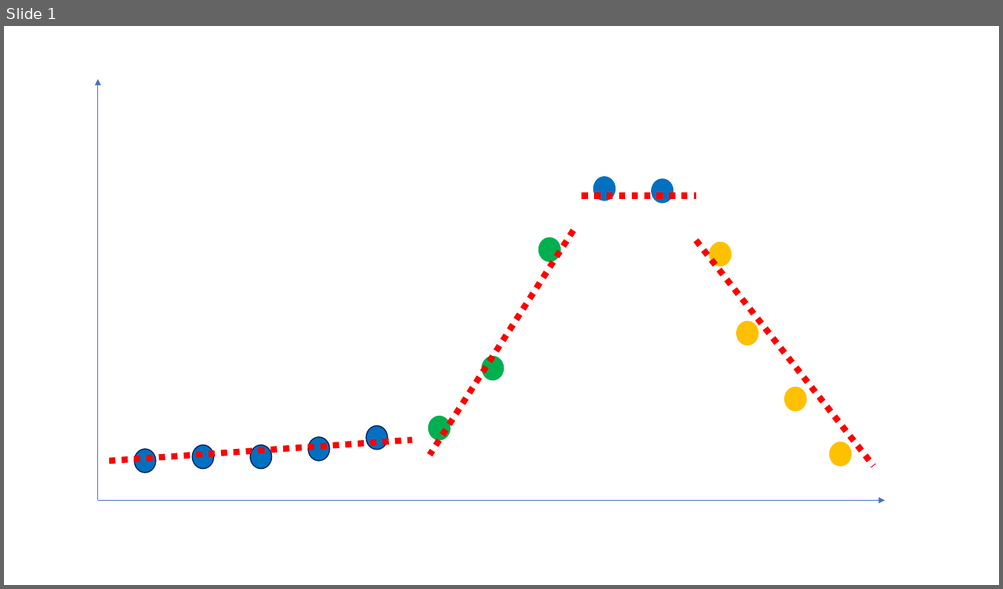
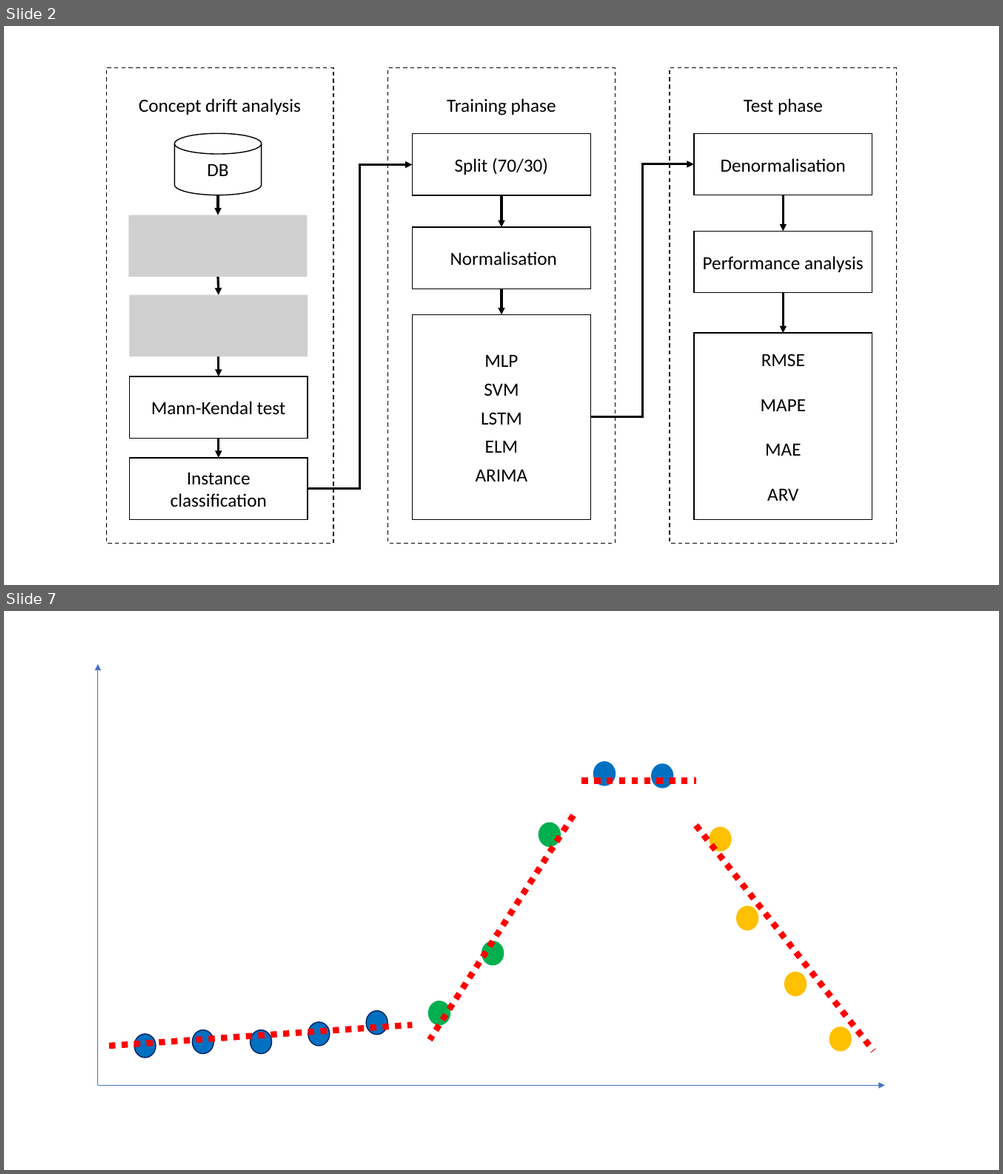
Before and after one commit to jairpaulino/covid-forecasting, a slide deck: General.pptx. Shown one above the other, each under a label of ours: slide 1 before the commit, slides 2 and 7 after it; the slides between them are not shown. The pictures are 1003x589 and 1003x1174 pixels, drawn with LibreOffice and Linux fonts; fonts in the diff are those of the drawing; grey boxes stand for pictures. Boxes give left, top, right and bottom in pixels: in the first picture for what was removed or moved away, otherwise in the second. Text is boxed around its words. In the diff, an @@ line names an element or a change of style, - is before the commit and + after.

```diff
--- a/General.pptx
+++ b/General.pptx
@@ slide 2 added at (4, 26, 999, 585), background #FFFFFF @@
@@ rectangle added at (106, 67, 333, 544), fill #FFFFFF, outline #000000 1 pt dashed, 18 pt, text #000000 @@
+Concept drift analysis
@@ rectangle added at (388, 67, 615, 544), fill #FFFFFF, outline #000000 1 pt dashed, 18 pt, text #000000 @@
+Training phase
@@ rectangle added at (669, 67, 896, 544), fill #FFFFFF, outline #000000 1 pt dashed, 18 pt, text #000000 @@
+Test phase
@@ cylinder added at (174, 133, 261, 195), fill #FFFFFF, outline #000000 1 pt, 18 pt, text #000000 @@
+DB
@@ rectangle added at (412, 134, 590, 196), fill #FFFFFF, outline #000000 1 pt, 18 pt, text #000000 @@
+Split (70/30)
@@ rectangle added at (694, 133, 873, 195), fill #FFFFFF, outline #000000 1 pt, 18 pt, text #000000 @@
+Denormalisation
@@ elbow arrow added from (307, 489) to (412, 165), #000000 2.25 pt @@
@@ elbow arrow added from (590, 417) to (694, 164), #000000 2.25 pt @@
@@ arrow added from (218, 195) to (218, 215), #000000 2.25 pt @@
@@ arrow added from (502, 195) to (502, 227), #000000 2.25 pt @@
@@ arrow added from (783, 195) to (783, 231), #000000 2.25 pt @@
@@ picture added at (128, 215, 307, 278) @@
@@ rectangle added at (412, 227, 590, 289), fill #FFFFFF, outline #000000 1 pt, 18 pt, text #000000 @@
+Normalisation
@@ rectangle added at (694, 231, 873, 293), fill #FFFFFF, outline #000000 1 pt, 18 pt, text #000000 @@
+Performance analysis
@@ arrow added from (218, 277) to (218, 295), #000000 2.25 pt @@
@@ arrow added from (502, 289) to (502, 315), #000000 2.25 pt @@
@@ picture added at (129, 295, 307, 358) @@
@@ arrow added from (783, 293) to (783, 333), #000000 2.25 pt @@
@@ rectangle added at (412, 315, 590, 520), fill #FFFFFF, outline #000000 1 pt, 18 pt, text #000000 @@
+MLP
+SVM
+LSTM
+ELM
+ARIMA
@@ rectangle added at (694, 333, 873, 520), fill #FFFFFF, outline #000000 1 pt, 18 pt, text #000000 @@
+RMSE
+MAPE
+MAE
+ARV
@@ arrow added from (218, 358) to (218, 377), #000000 2.25 pt @@
@@ rectangle added at (129, 377, 307, 439), fill #FFFFFF, outline #000000 1 pt, 18 pt, text #000000 @@
+Mann-Kendal test
@@ arrow added from (218, 439) to (218, 458), #000000 2.25 pt @@
@@ rectangle added at (129, 458, 307, 520), fill #FFFFFF, outline #000000 1 pt, 18 pt, text #000000 @@
+Instance classification
@@ what was slide 1 is now slide 7 @@
```
Also in this commit, not shown: 5 other slides added, 15 other files.
